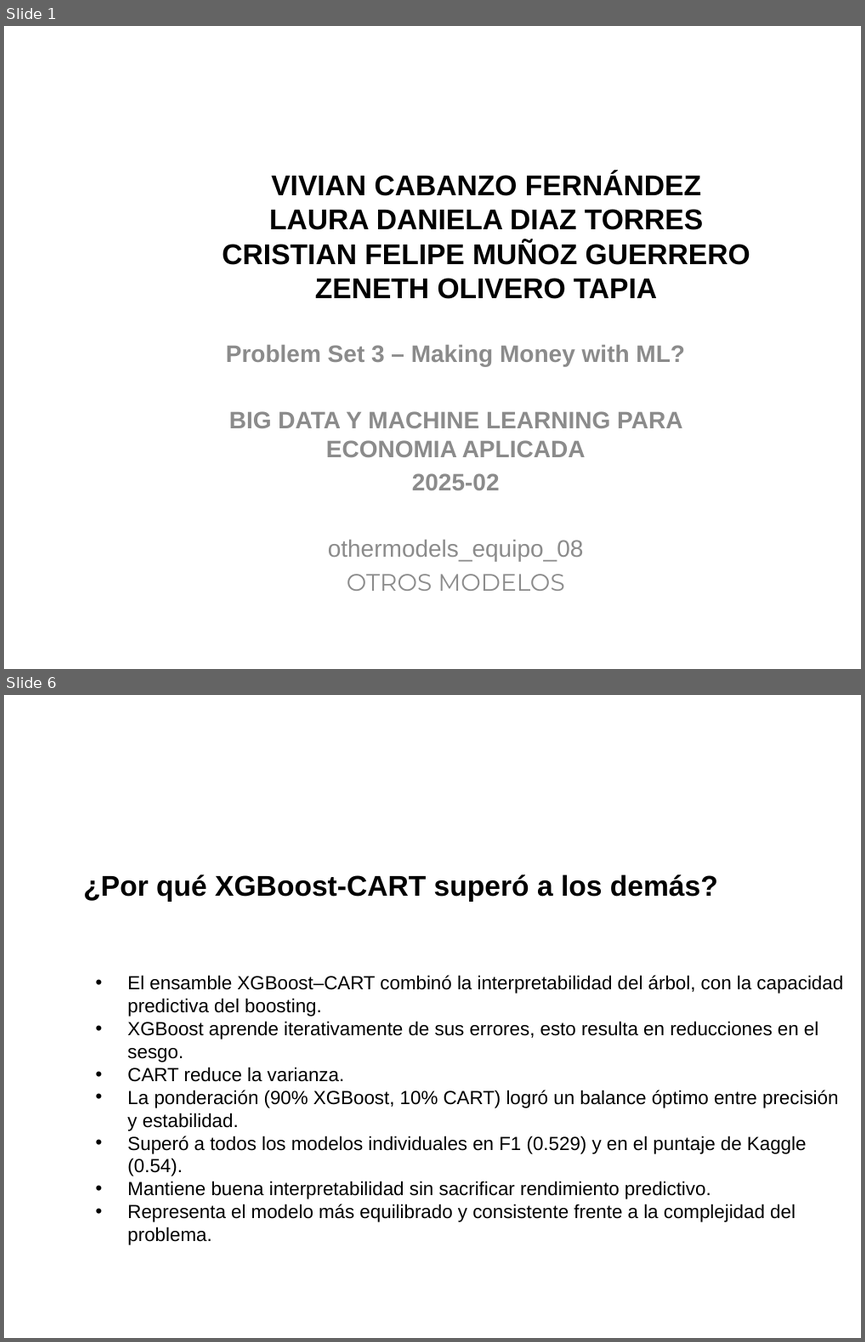
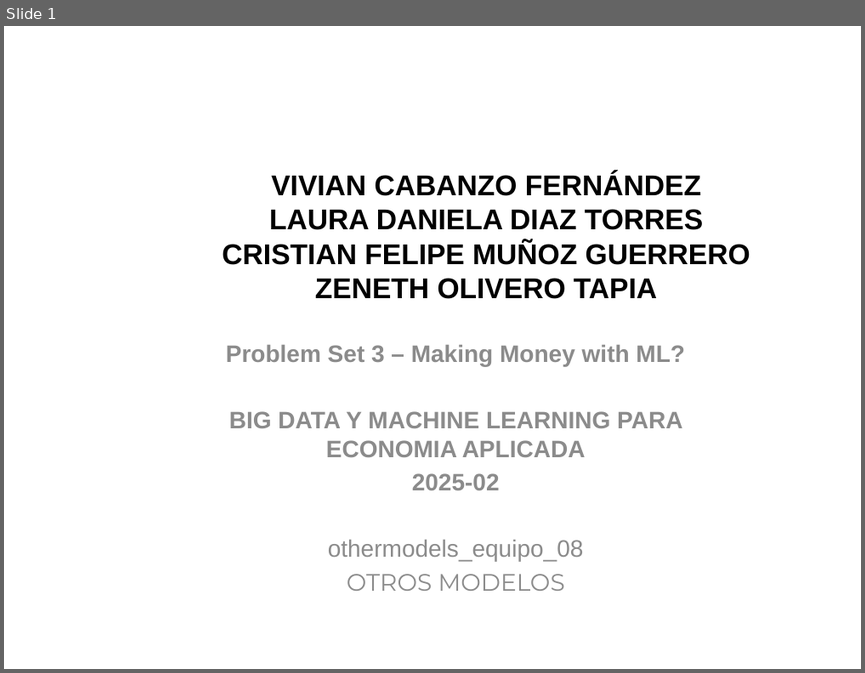
Before and after one commit to zoliverot/Taller3_Making-Money-with-ML, a slide deck: reports/slides/othermodels_equipo_08.pptx. Shown one above the other, each under a label of ours: slides 1 and 6 before the commit, slide 1 after it; the slides between them are not shown. The pictures are 865x1342 and 865x673 pixels, drawn with LibreOffice and Linux fonts; fonts in the diff are those of the drawing; background and template pictures are left out. Boxes give left, top, right and bottom in pixels: in the first picture for what was removed or moved away, otherwise in the second. Text is boxed around its words. In the diff, an @@ line names an element or a change of style, - is before the commit and + after.

Commit message:
actualizacion slides best model

```diff
--- a/reports/slides/othermodels_equipo_08.pptx
+++ b/reports/slides/othermodels_equipo_08.pptx
@@ slide 6 removed at bbox=[4, 695, 861, 1338], background picture (left out) @@
@@ title removed at bbox=[83, 874, 718, 902] @@
-¿Por qué XGBoost-CART superó a los demás?
@@ text removed at bbox=[127, 975, 843, 1245] @@
-• El ensamble XGBoost–CART combinó la interpretabilidad del árbol, con la capacidad predictiva del boosting.
-• XGBoost aprende iterativamente de sus errores, esto resulta en reducciones en el sesgo.
-• CART reduce la varianza.
-• La ponderación (90% XGBoost, 10% CART) logró un balance óptimo entre precisión y estabilidad.
-• Superó a todos los modelos individuales en F1 (0.529) y en el puntaje de Kaggle (0.54).
-• Mantiene buena interpretabilidad sin sacrificar rendimiento predictivo.
-• Representa el modelo más equilibrado y consistente frente a la complejidad del problema.
```
Also in this commit, not shown: 1 slide added, 4 other slides removed, 2 other files.
